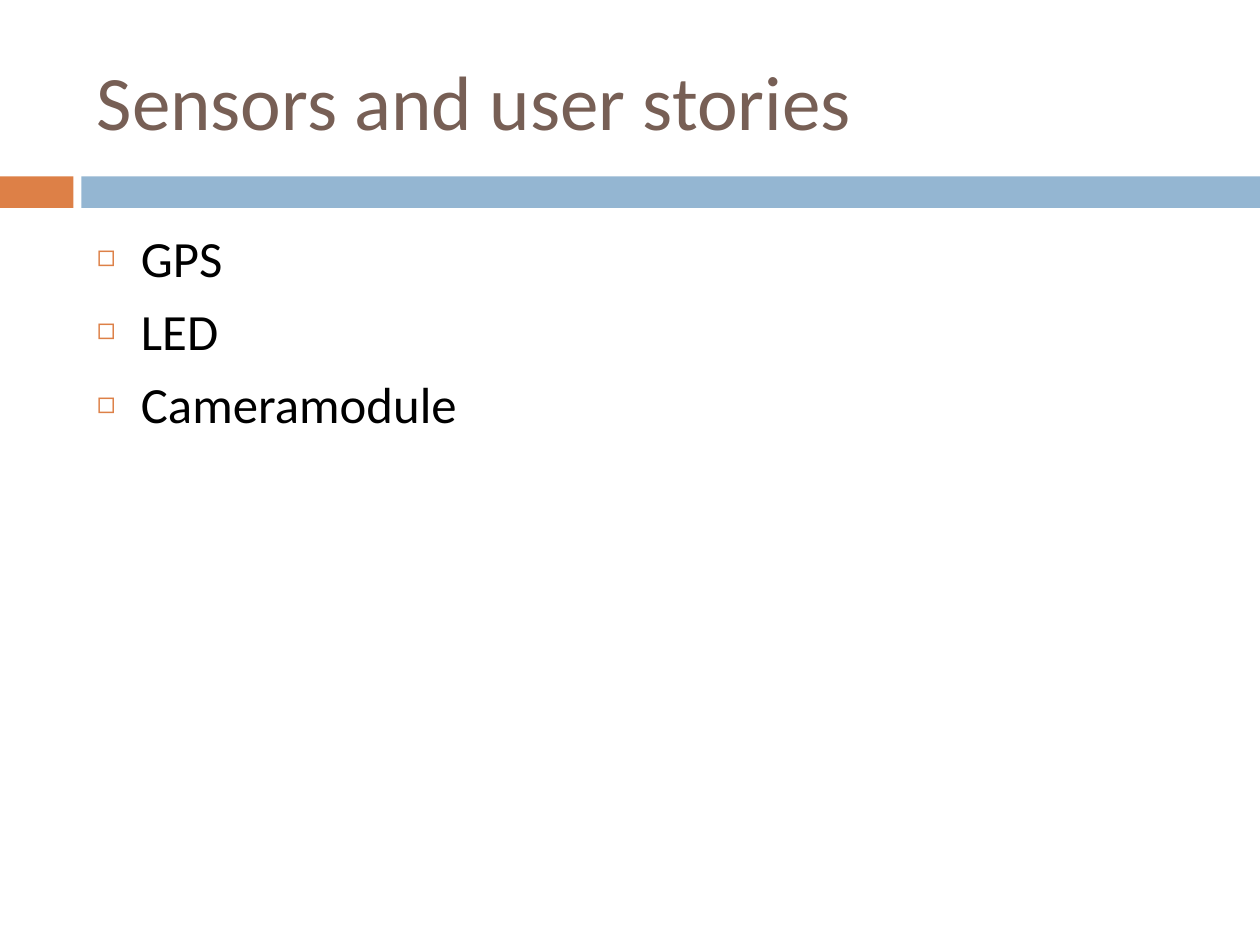
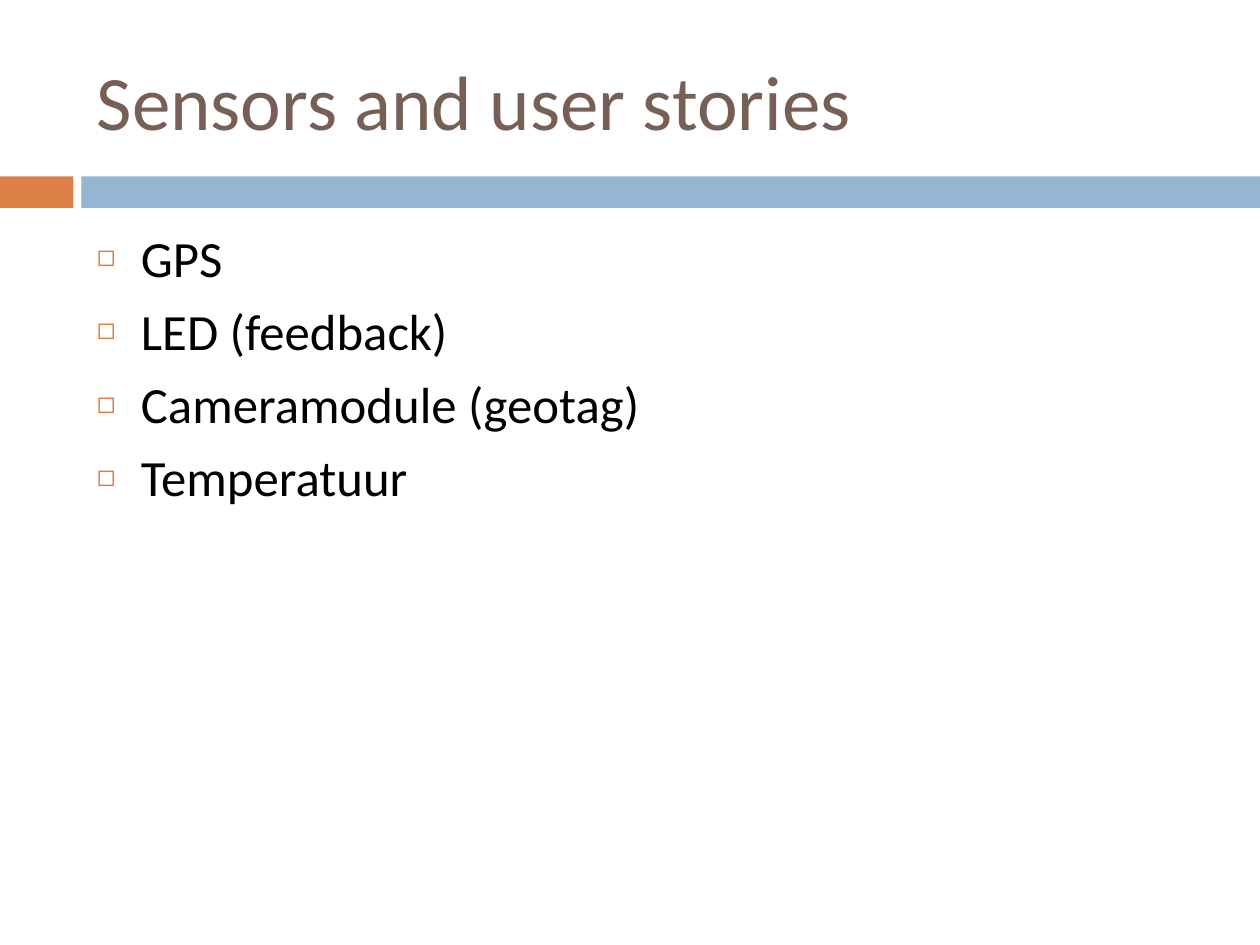
Before and after one commit to pietervdb/peno3bteam2, a slide deck: slide 4 of Tussentijds verslag/Tussentijdse demo.pptx. Drawn at 1260x945 pixels with LibreOffice and Linux fonts; fonts in the diff are those of the drawing. Boxes give left, top, right and bottom in pixels: in the first picture for what was removed or moved away, otherwise in the second. Text is boxed around its words. In the diff, an @@ line names an element or a change of style, - is before the commit and + after.

```diff
--- a/Tussentijds verslag/Tussentijdse demo.pptx
+++ b/Tussentijds verslag/Tussentijdse demo.pptx
@@ text at <box>141,313,639,505</box>: text changed @@
-◻ LED
-◻ Cameramodule
+◻ LED (feedback)
+◻ Cameramodule (geotag)
+◻ Temperatuur
```
Also in this commit, not shown: 1 other slide changed.
